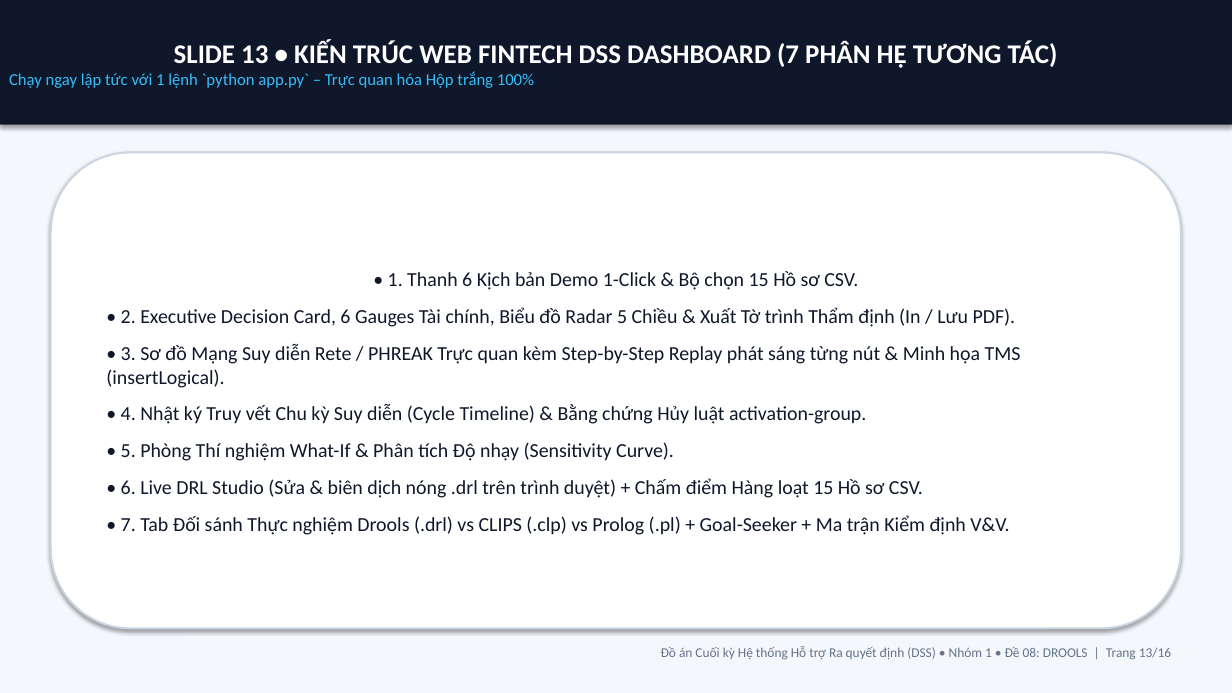
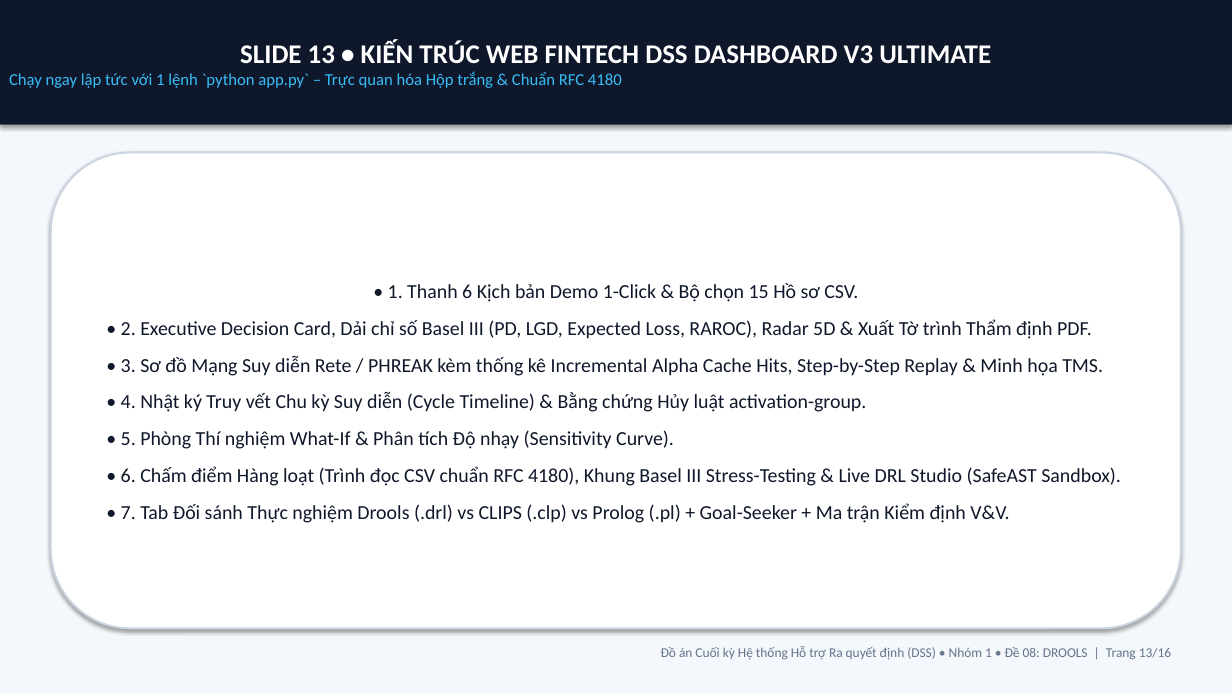
Before and after one commit to Vipwar/dss-nhom1-de08-drools, a slide deck: slide 13 of docs/SLIDE_THUYET_TRINH_DE_08_DROOLS_NHOM_1.pptx. Drawn at 1232x693 pixels with LibreOffice and Linux fonts; fonts in the diff are those of the drawing. Boxes give left, top, right and bottom in pixels: in the first picture for what was removed or moved away, otherwise in the second. Text is boxed around its words. In the diff, an @@ line names an element or a change of style, - is before the commit and + after.

Commit message:
Nang cap V3 Ultimate: SafeASTEvaluator, Alpha Memory Cache, Basel III & Stress-Testing, RFC 4180 CSV, Fuzzing 100 Ho so (28/28 Tests Pass)

```diff
--- a/docs/SLIDE_THUYET_TRINH_DE_08_DROOLS_NHOM_1.pptx
+++ b/docs/SLIDE_THUYET_TRINH_DE_08_DROOLS_NHOM_1.pptx
@@ text in rectangle at <box>9,40,991,88</box>: text changed @@
-SLIDE 13 • KIẾN TRÚC WEB FINTECH DSS DASHBOARD (7 PHÂN HỆ TƯƠNG TÁC)
-Chạy ngay lập tức với 1 lệnh `python app.py` – Trực quan hóa Hộp trắng 100%
+SLIDE 13 • KIẾN TRÚC WEB FINTECH DSS DASHBOARD V3 ULTIMATE
+Chạy ngay lập tức với 1 lệnh `python app.py` – Trực quan hóa Hộp trắng & Chuẩn RFC 4180
@@ text in rounded rectangle at <box>121,319,1103,376</box>: text changed @@
-• 2. Executive Decision Card, 6 Gauges Tài chính, Biểu đồ Radar 5 Chiều & Xuất Tờ trình Thẩm định (In / Lưu PDF).
-• 3. Sơ đồ Mạng Suy diễn Rete / PHREAK Trực quan kèm Step-by-Step Replay phát sáng từng nút & Minh họa TMS (insertLogical).
+• 2. Executive Decision Card, Dải chỉ số Basel III (PD, LGD, Expected Loss, RAROC), Radar 5D & Xuất Tờ trình Thẩm định PDF.
+• 3. Sơ đồ Mạng Suy diễn Rete / PHREAK kèm thống kê Incremental Alpha Cache Hits, Step-by-Step Replay & Minh họa TMS.
@@ text in rounded rectangle at <box>121,466,1121,486</box>: text changed @@
-• 6. Live DRL Studio (Sửa & biên dịch nóng .drl trên trình duyệt) + Chấm điểm Hàng loạt 15 Hồ sơ CSV.
+• 6. Chấm điểm Hàng loạt (Trình đọc CSV chuẩn RFC 4180), Khung Basel III Stress-Testing & Live DRL Studio (SafeAST Sandbox).
```
Also in this commit, not shown: 10 other slides changed, 14 other files.
